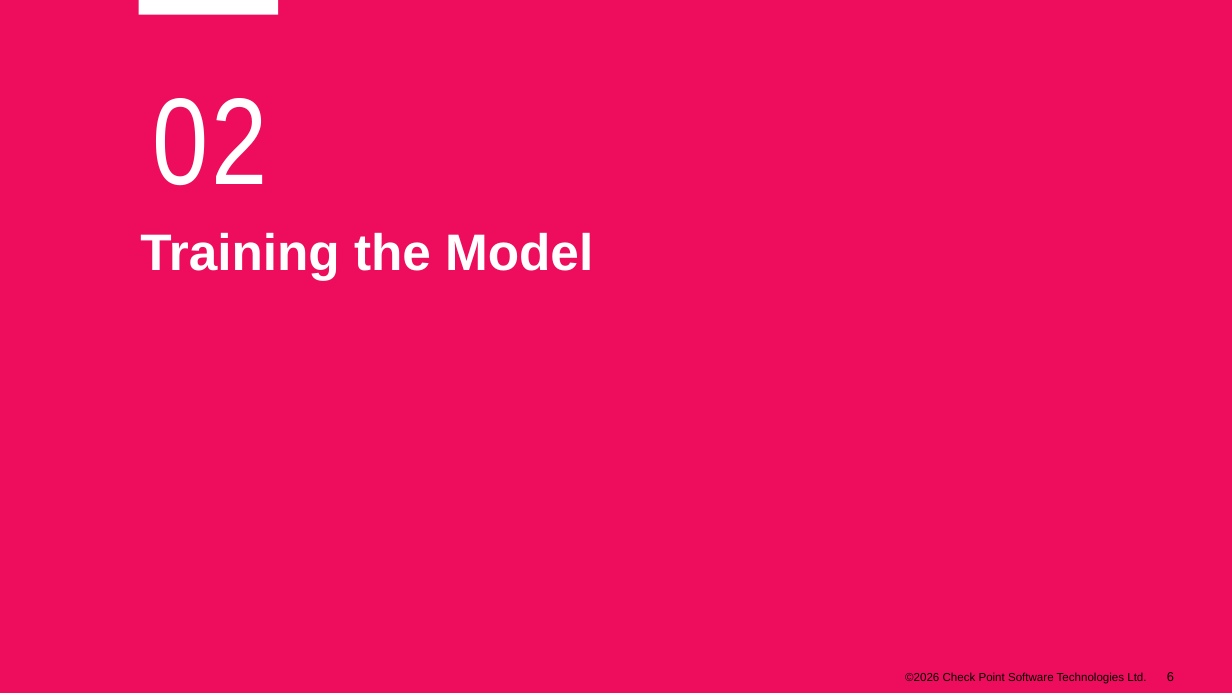
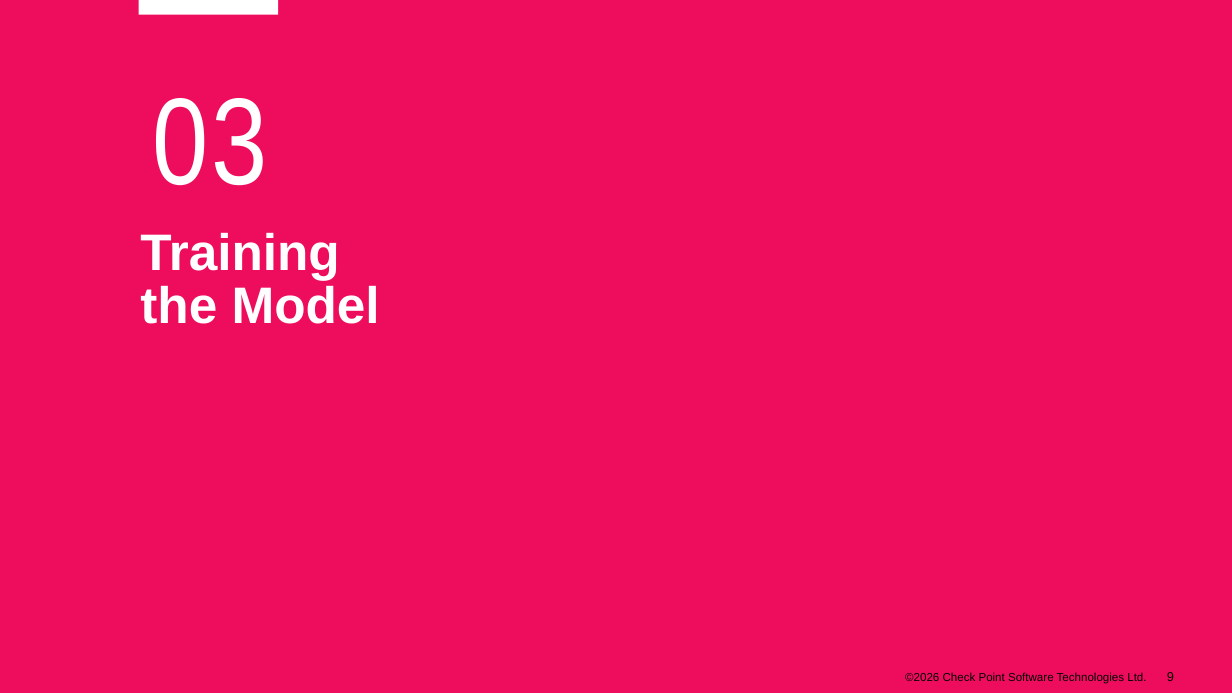
Before and after one commit to alshawwaf/ai-basic-training, a slide deck: slide 9 of stage1_classic_ml/02_linear_regression/Lecture-2-Linear-Regression.pptx (slide 6 before the commit). Drawn at 1232x693 pixels with LibreOffice and Linux fonts; fonts in the diff are those of the drawing; background and template pictures are left out. Boxes give left, top, right and bottom in pixels: in the first picture for what was removed or moved away, otherwise in the second. Text is boxed around its words. In the diff, an @@ line names an element or a change of style, - is before the commit and + after.

```diff
--- a/stage1_classic_ml/02_linear_regression/Lecture-2-Linear-Regression.pptx
+++ b/stage1_classic_ml/02_linear_regression/Lecture-2-Linear-Regression.pptx
@@ text at (x1=153, y1=98, x2=268, y2=186): text changed @@
-02
+03
@@ text at (x1=140, y1=232, x2=380, y2=324): text changed @@
-Training the Model
+Training
+the Model
@@ page number at (x1=1167, y1=672, x2=1174, y2=681): text changed @@
-6
+9
```
Also in this commit, not shown: 8 other slides changed, 9 slides added, 5 slides removed.
